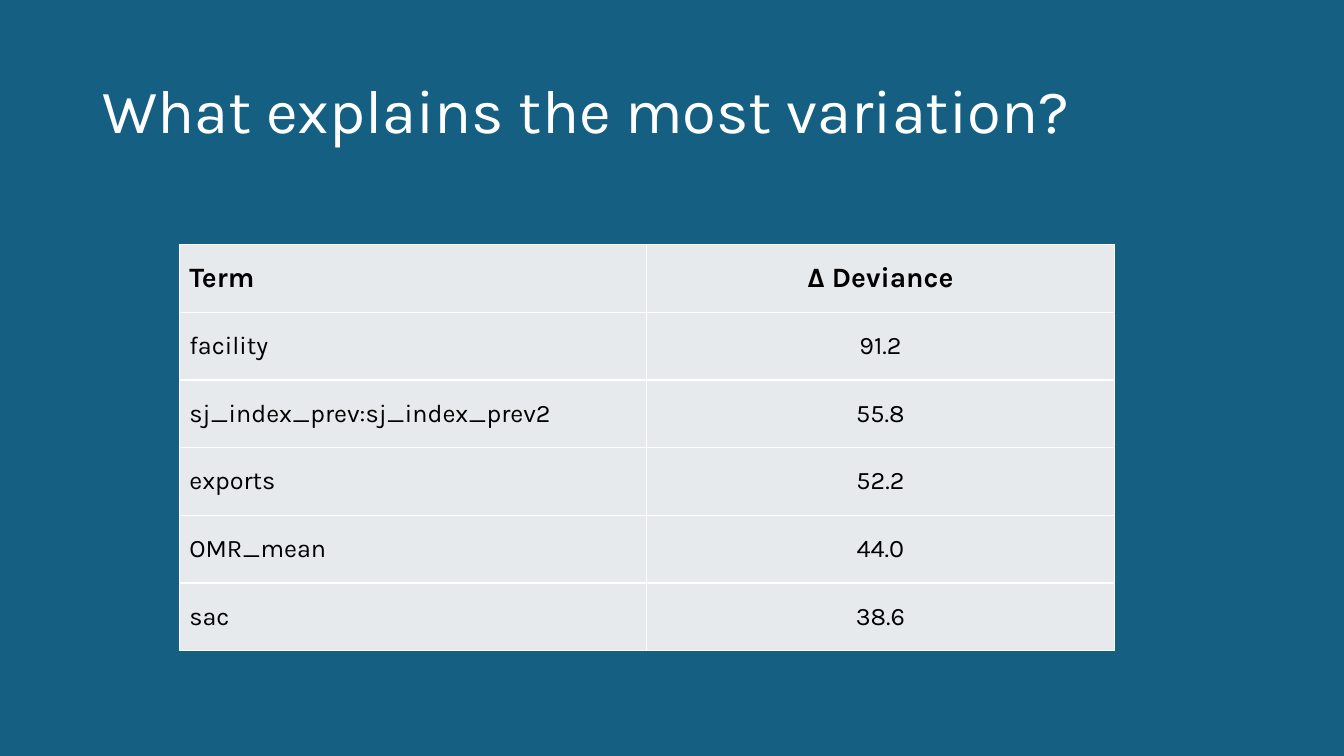
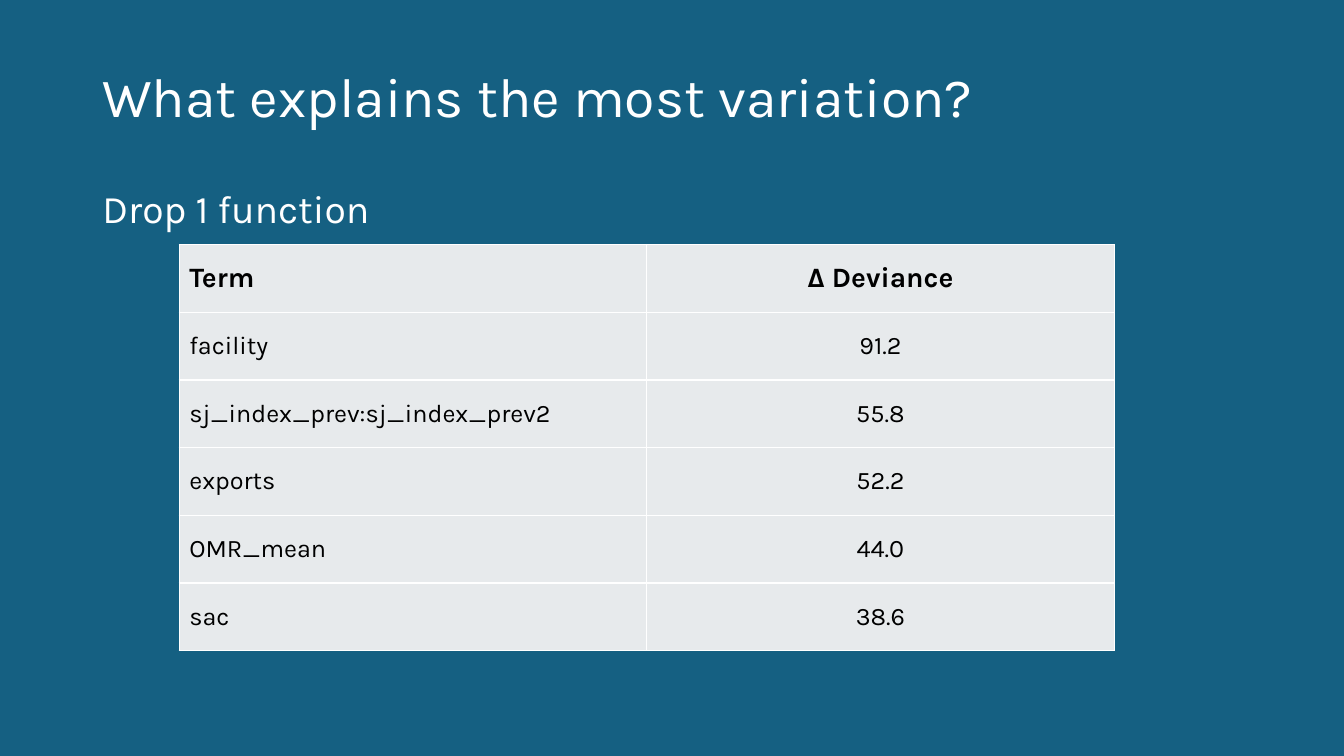
Before and after one commit to BDO-Science/steelhead-loss-model, a slide deck: slide 9 of Steelhead Annual Loss Prediction.pptx (slide 10 before the commit). Drawn at 1344x756 pixels with LibreOffice and Linux fonts; fonts in the diff are those of the drawing. Boxes give left, top, right and bottom in pixels: in the first picture for what was removed or moved away, otherwise in the second. Text is boxed around its words. In the diff, an @@ line names an element or a change of style, - is before the commit and + after.

```diff
--- a/Steelhead Annual Loss Prediction.pptx
+++ b/Steelhead Annual Loss Prediction.pptx
@@ title at bbox=[102, 79, 972, 233]: text changed; size 44 to 39.6 pt @@
-What explains the most variation?
+What explains the most variation?
+Drop 1 function
```
Also in this commit, not shown: 3 other slides changed, 1 slide added, 1 slide removed, 3 other files.
